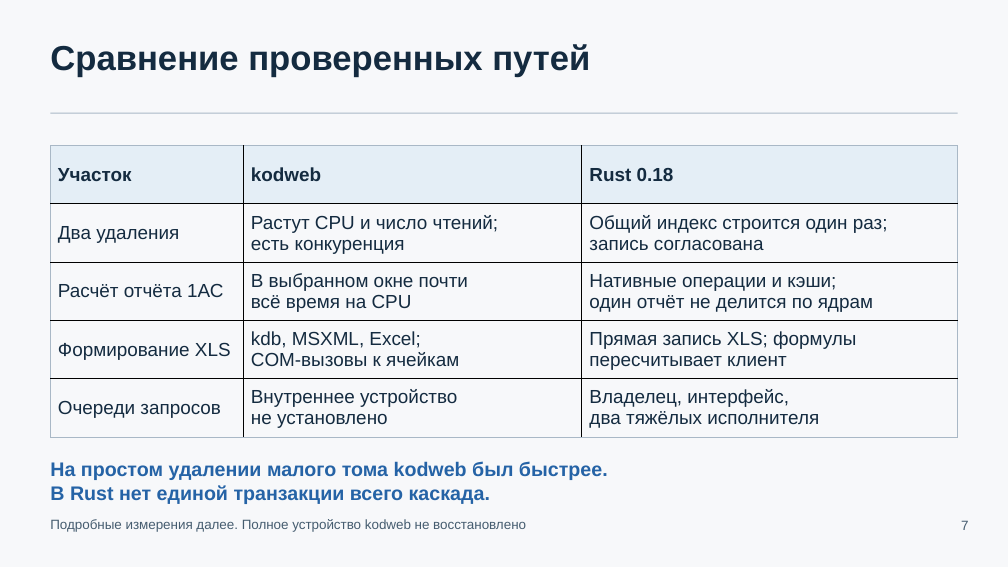
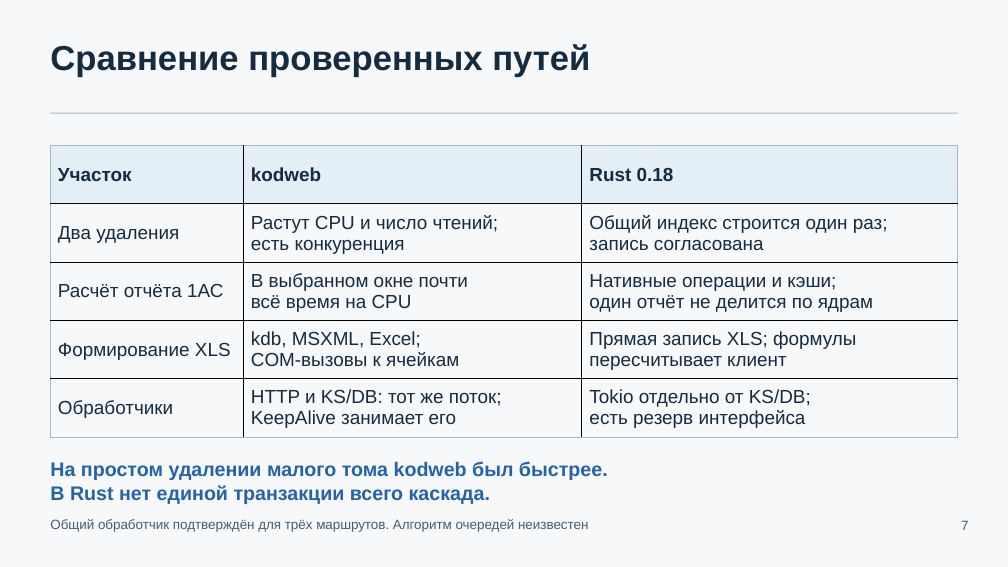
Before and after one commit to Hannabiann/codex-AIs, a slide deck: slide 7 of docs/presentations/codex-AIs-architecture-0.18.pptx. Drawn at 1008x567 pixels with LibreOffice and Linux fonts; fonts in the diff are those of the drawing. Boxes give left, top, right and bottom in pixels: in the first picture for what was removed or moved away, otherwise in the second. Text is boxed around its words. In the diff, an @@ line names an element or a change of style, - is before the commit and + after.

Commit message:
docs: verify shared kodweb HTTP and KS workers by thread ID

```diff
--- a/docs/presentations/codex-AIs-architecture-0.18.pptx
+++ b/docs/presentations/codex-AIs-architecture-0.18.pptx
@@ table at (51, 146, 958, 437) @@
-row 5: Очереди запросов | Внутреннее устройство / не установлено | Владелец, интерфейс, / два тяжёлых исполнителя
+row 5: Обработчики | HTTP и KS/DB: тот же поток; / KeepAlive занимает его | Tokio отдельно от KS/DB; / есть резерв интерфейса
@@ text at (50, 519, 588, 532): text changed @@
-Подробные измерения далее. Полное устройство kodweb не восстановлено
+Общий обработчик подтверждён для трёх маршрутов. Алгоритм очередей неизвестен
```
Also in this commit, not shown: 1 other slide changed, 7 other files.
